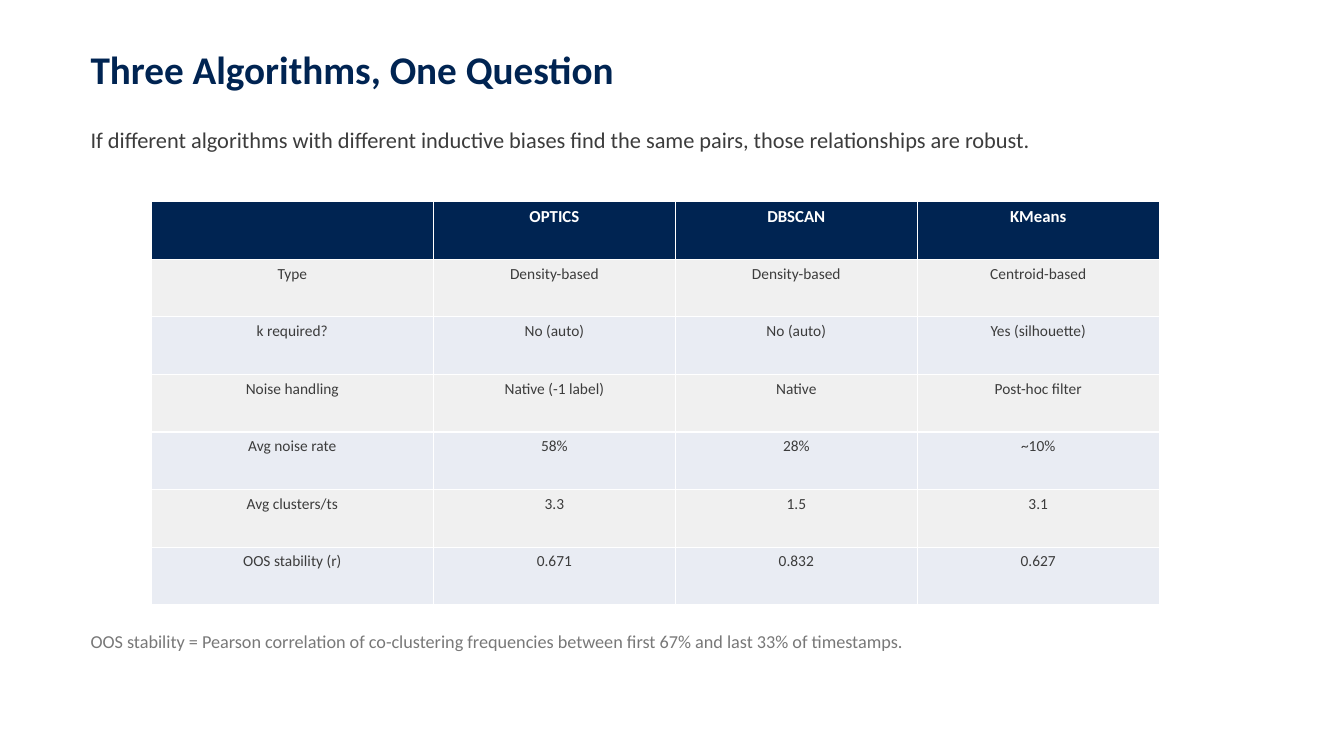
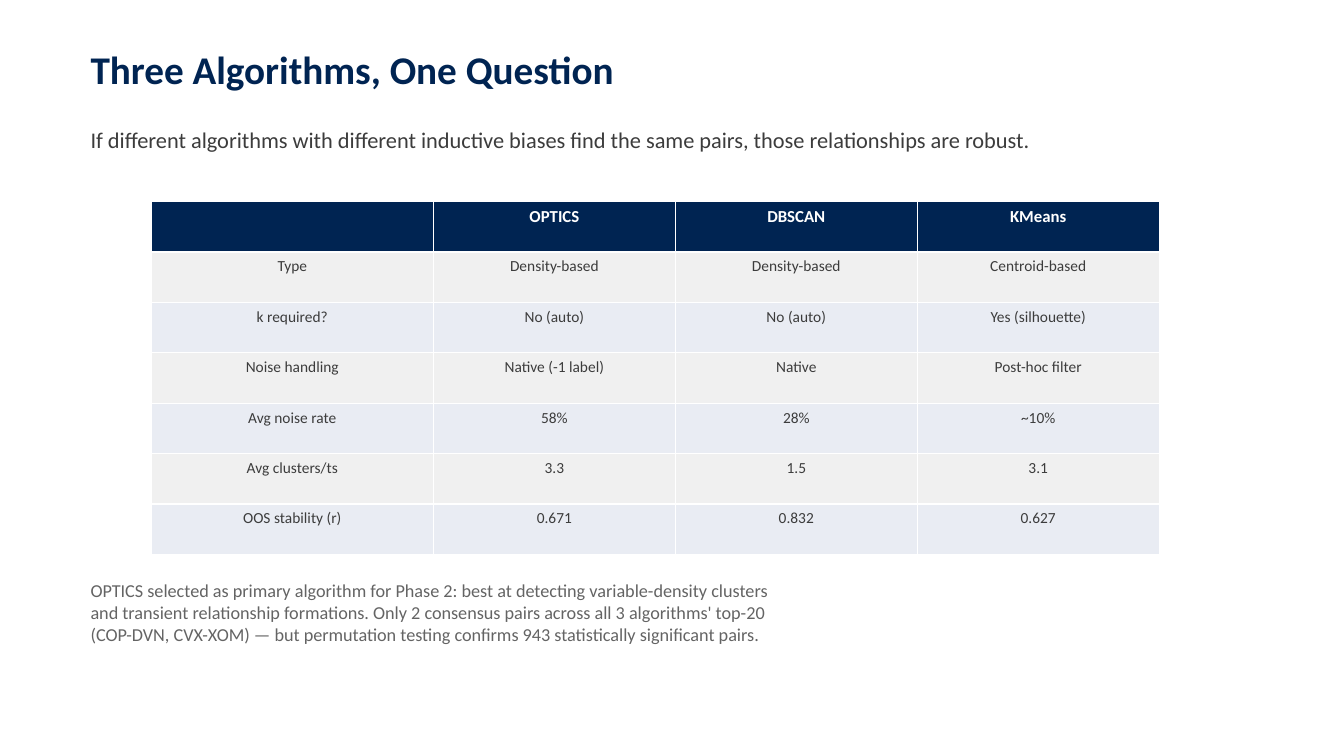
Before and after one commit to jcmcode/pairs-test, a slide deck: slide 7 of deliverables/presentation.pptx. Drawn at 1344x756 pixels with LibreOffice and Linux fonts; fonts in the diff are those of the drawing. Boxes give left, top, right and bottom in pixels: in the first picture for what was removed or moved away, otherwise in the second. Text is boxed around its words. In the diff, an @@ line names an element or a change of style, - is before the commit and + after.

```diff
--- a/deliverables/presentation.pptx
+++ b/deliverables/presentation.pptx
@@ table: place and size @@
-table at box(151, 202, 1159, 605)
+table at box(151, 202, 1159, 555)
@@ text at box(91, 584, 767, 644): text changed; text colour #787878 to #646464 @@
-OOS stability = Pearson correlation of co-clustering frequencies between first 67% and last 33% of timestamps.
+OPTICS selected as primary algorithm for Phase 2: best at detecting variable-density clusters
+and transient relationship formations. Only 2 consensus pairs across all 3 algorithms' top-20
+(COP-DVN, CVX-XOM) — but permutation testing confirms 943 statistically significant pairs.
```
Also in this commit, not shown: 5 other slides changed, 15 slides added, 10 slides removed, 3 other files.
